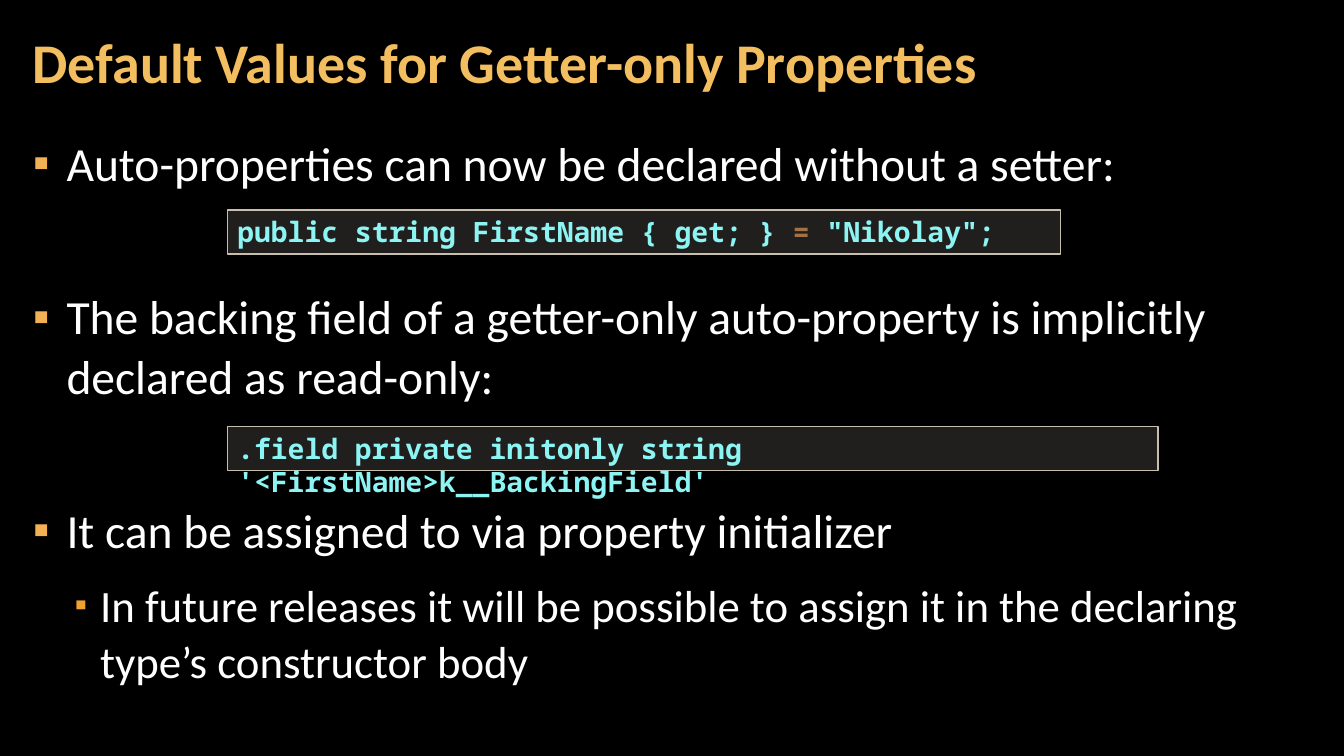
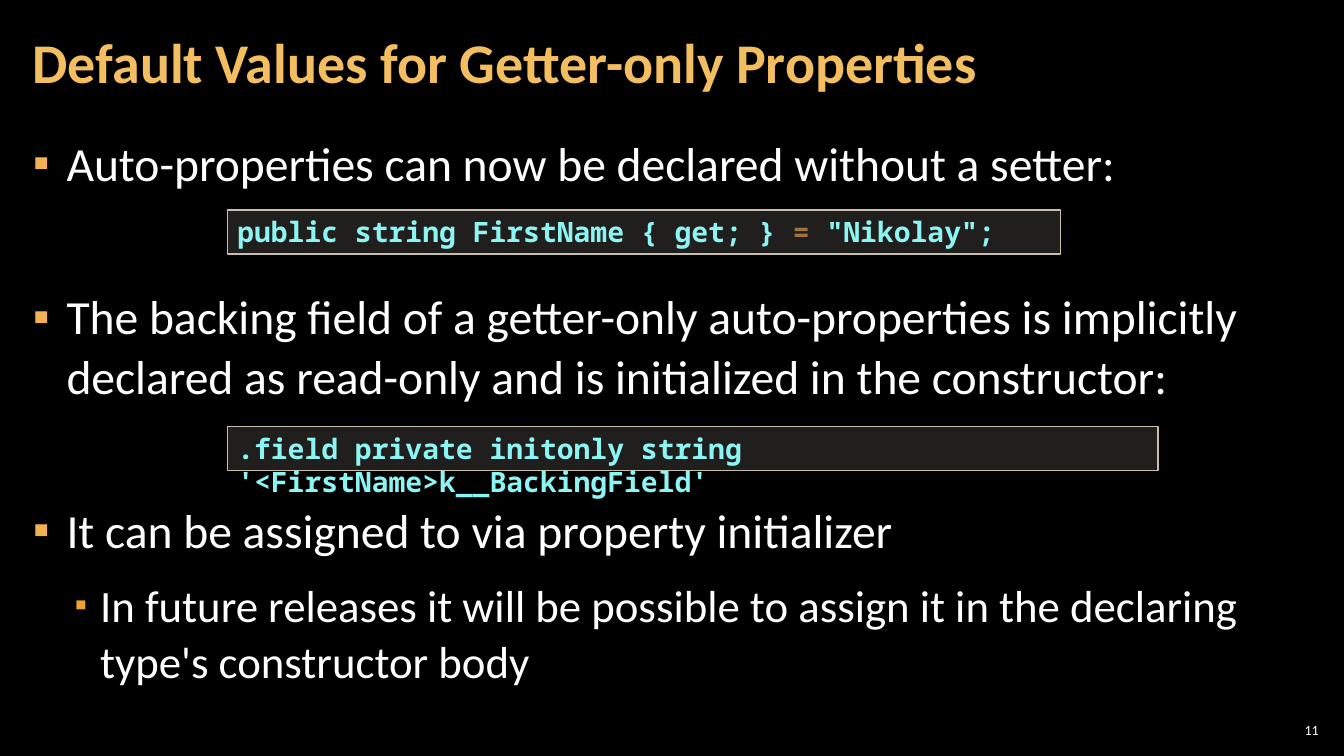
Before and after one commit to NikolayIT/CSharp-New-Features, a slide deck: slide 11 of docs/What is new in CSharp 6.0 and 7.0.pptx (slide 10 before the commit). Drawn at 1344x756 pixels with LibreOffice and Linux fonts; fonts in the diff are those of the drawing; background and template pictures are left out. Boxes give left, top, right and bottom in pixels: in the first picture for what was removed or moved away, otherwise in the second. Text is boxed around its words. In the diff, an @@ line names an element or a change of style, - is before the commit and + after.

```diff
--- a/docs/What is new in CSharp 6.0 and 7.0.pptx
+++ b/docs/What is new in CSharp 6.0 and 7.0.pptx
@@ text at [67, 301, 1237, 402]: text changed @@
-▪ The backing field of a getter-only auto-property is implicitly declared as read-only:
+▪ The backing field of a getter-only auto-properties is implicitly declared as read-only and is initialized in the constructor:
@@ text at [100, 591, 1237, 686]: text changed @@
-  ▪ In future releases it will be possible to assign it in the declaring type’s constructor body
+  ▪ In future releases it will be possible to assign it in the declaring type's constructor body
@@ page number added at [1305, 726, 1319, 735], 10 pt, text #FFFFFF @@
+11
```
Also in this commit, not shown: 16 other slides changed, 2 slides added, 5 slides removed.
